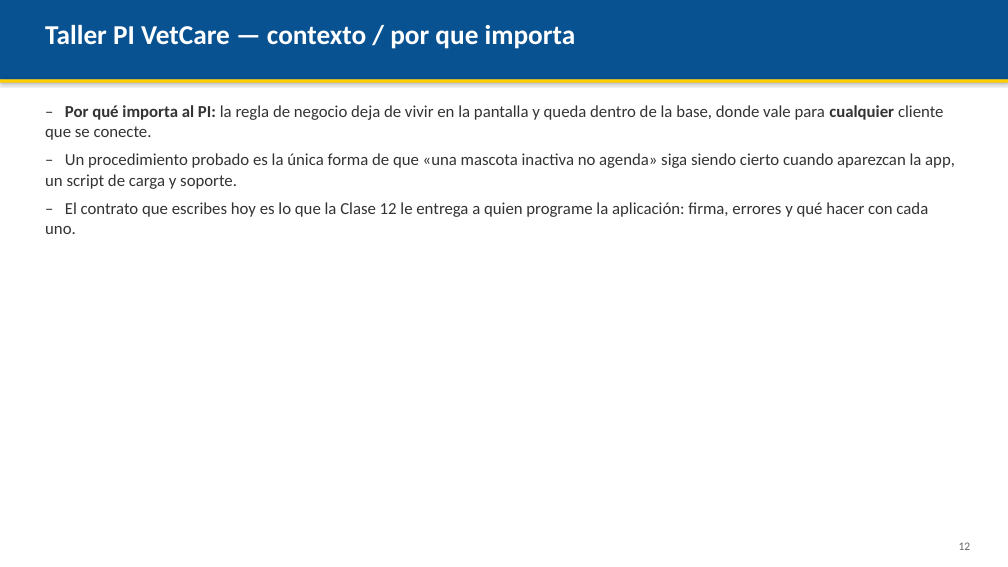
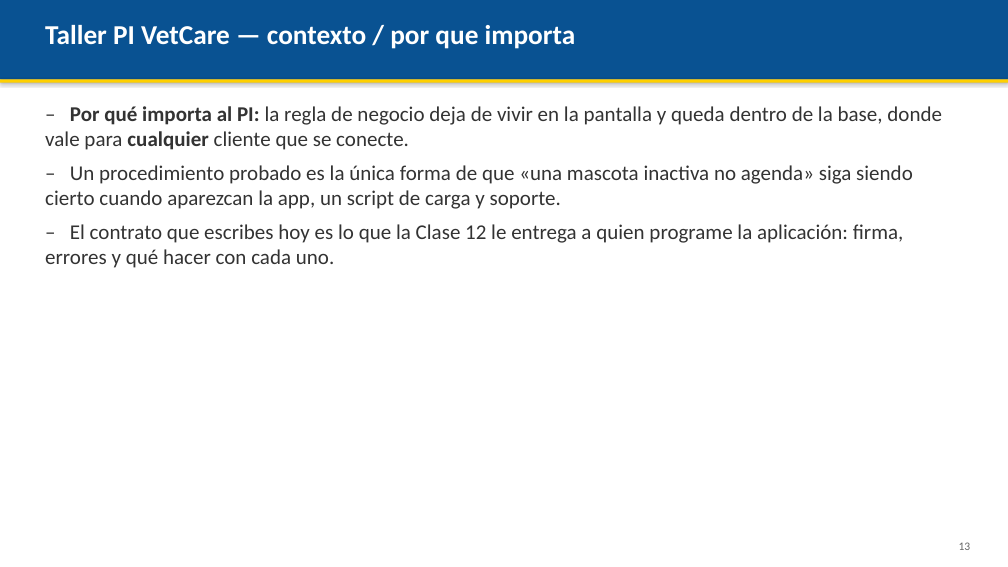
Before and after one commit to AndresDFX/UNIAJ, a slide deck: slide 13 of Bases de Datos II/Clases/Clase 3 - Procedimientos almacenados/Presentacion.pptx (slide 12 before the commit). Drawn at 1008x567 pixels with LibreOffice and Linux fonts; fonts in the diff are those of the drawing. Boxes give left, top, right and bottom in pixels: in the first picture for what was removed or moved away, otherwise in the second. Text is boxed around its words. In the diff, an @@ line names an element or a change of style, - is before the commit and + after.

```diff
--- a/Bases de Datos II/Clases/Clase 3 - Procedimientos almacenados/Presentacion.pptx
+++ b/Bases de Datos II/Clases/Clase 3 - Procedimientos almacenados/Presentacion.pptx
@@ text "– Por qué importa al ..." at box(45, 106, 942, 268): size 16 to 20 pt @@
```
Also in this commit, not shown: 13 other slides changed, 1 slide added, 4 other files.
